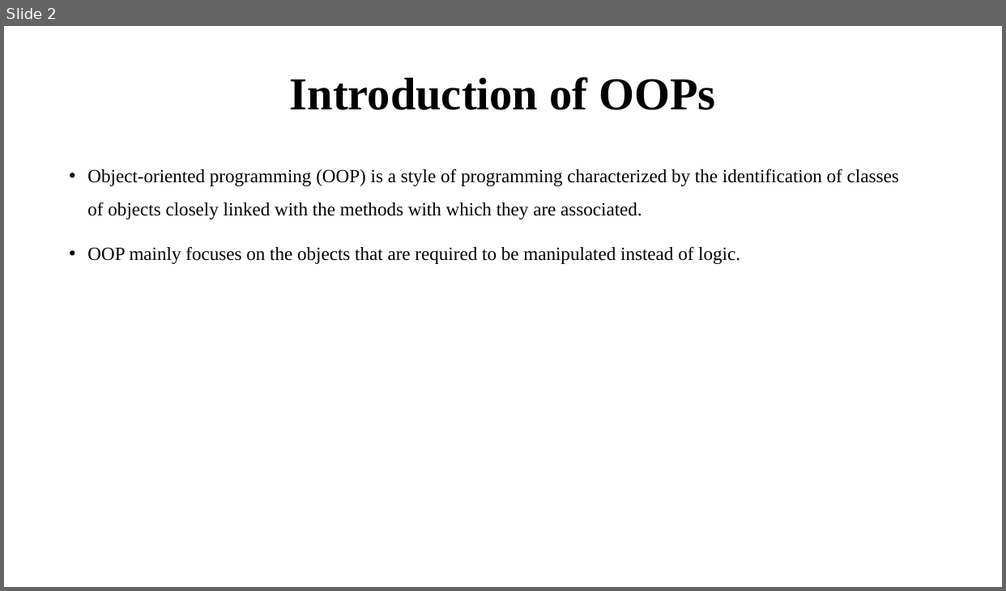
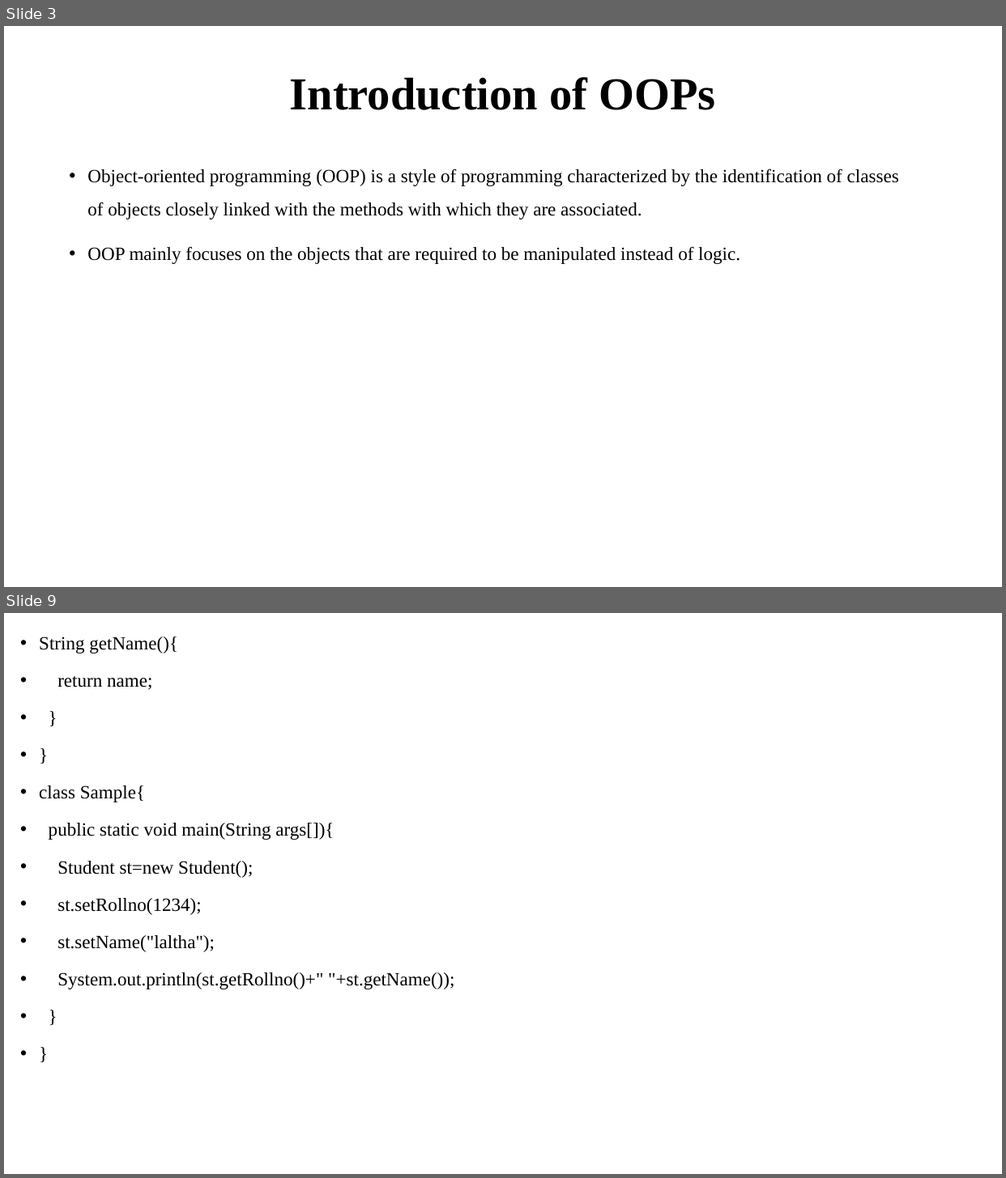
Before and after one commit to amitsharma7565/Core_and_Advance_Java, a slide deck: oops.pptx. Shown one above the other, each under a label of ours: slide 2 before the commit, slides 3 and 9 after it; the slides between them are not shown. The pictures are 1006x591 and 1006x1178 pixels, drawn with LibreOffice and Linux fonts; fonts in the diff are those of the drawing. Boxes give left, top, right and bottom in pixels: in the first picture for what was removed or moved away, otherwise in the second. Text is boxed around its words. In the diff, an @@ line names an element or a change of style, - is before the commit and + after.

```diff
--- a/oops.pptx
+++ b/oops.pptx
@@ slide 9 added at bbox=[4, 613, 1002, 1174], background #FFFFFF @@
@@ text added at bbox=[39, 636, 454, 990], 18 pt, text #000000 @@
+• String getName(){
+• return name;
+• }
+• }
+• class Sample{
+• public static void main(String args[]){
+• Student st=new Student();
+• st.setRollno(1234);
+• st.setName("laltha");
+• System.out.println(st.getRollno()+" "+st.getName());
+• }
+• }
@@ what was slide 2 is now slide 3 @@
```
Also in this commit, not shown: 3 slides changed, 26 other slides added, 5 slides removed, 3 other files.
